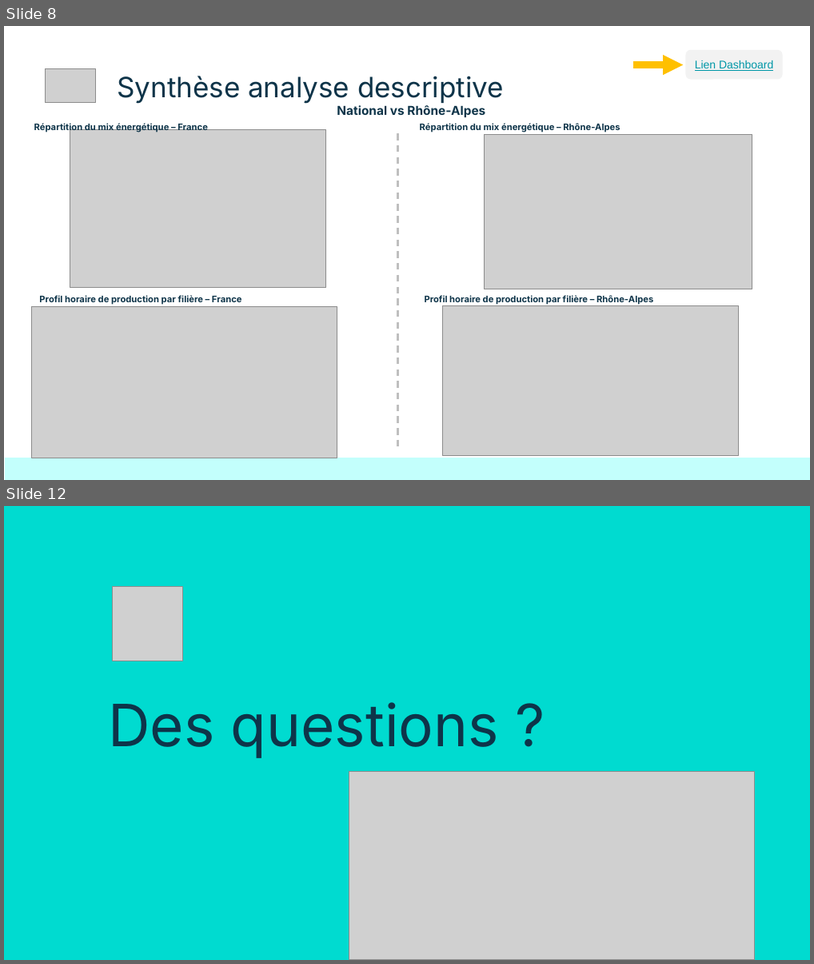
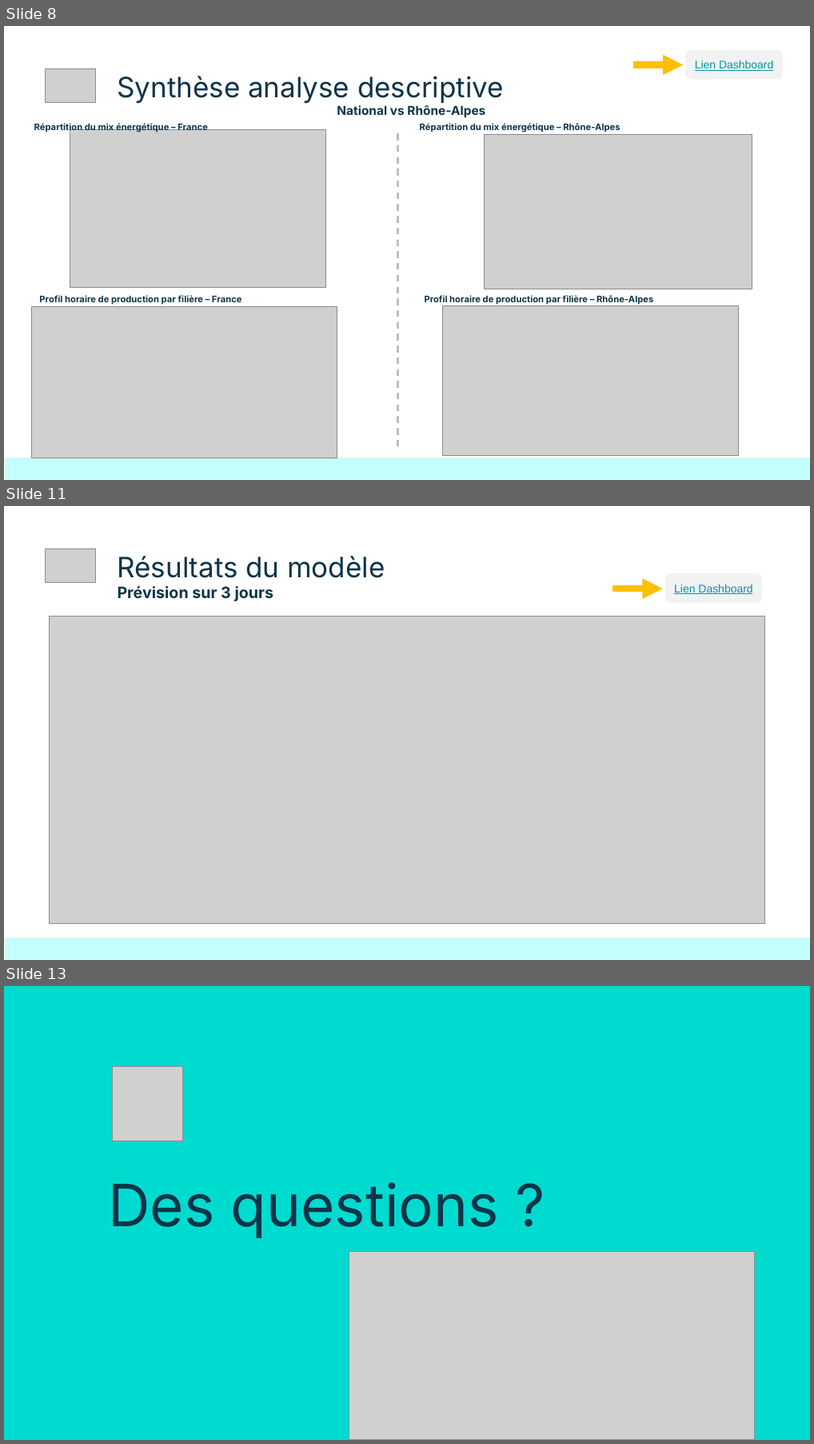
Before and after one commit to Sheikoh/REnergies_efficiency_prediction, a slide deck: presentation/dsfs_ft_36_Projet_REnergies_efficiency_prediction.pptx. Shown one above the other, each under a label of ours: slides 8 and 12 before the commit, slides 8, 11 and 13 after it; the slides between them are not shown. The pictures are 814x964 and 814x1444 pixels, drawn with LibreOffice and Linux fonts; fonts in the diff are those of the drawing; grey boxes stand for pictures. Boxes give left, top, right and bottom in pixels: in the first picture for what was removed or moved away, otherwise in the second. Text is boxed around its words. In the diff, an @@ line names an element or a change of style, - is before the commit and + after.

```diff
--- a/presentation/dsfs_ft_36_Projet_REnergies_efficiency_prediction.pptx
+++ b/presentation/dsfs_ft_36_Projet_REnergies_efficiency_prediction.pptx
@@ slide 11 added at (x1=4, y1=506, x2=810, y2=960), background #FFFFFF @@
@@ picture added at (x1=45, y1=548, x2=96, y2=583) @@
@@ title added at (x1=118, y1=556, x2=385, y2=578), 25 pt, text #0E3449 @@
+Résultats du modèle
@@ rounded rectangle added at (x1=666, y1=574, x2=762, y2=603), fill #F2F2F2 @@
@@ text added at (x1=118, y1=586, x2=274, y2=601), 14 pt, text #0E3449, bold @@
+Prévision sur 3 jours
@@ arrow added from (613, 588) to (663, 588), #FFC000 6 pt @@
@@ text added at (x1=674, y1=584, x2=753, y2=594), 10 pt, text #0097A7, underline @@
+Lien Dashboard
@@ picture added at (x1=49, y1=616, x2=765, y2=923) @@
@@ rectangle added at (x1=5, y1=937, x2=810, y2=959), fill #C3FFFC @@
@@ what was slide 12 is now slide 13 @@
```
Also in this commit, not shown: 9 slides changed, 1 other file.
